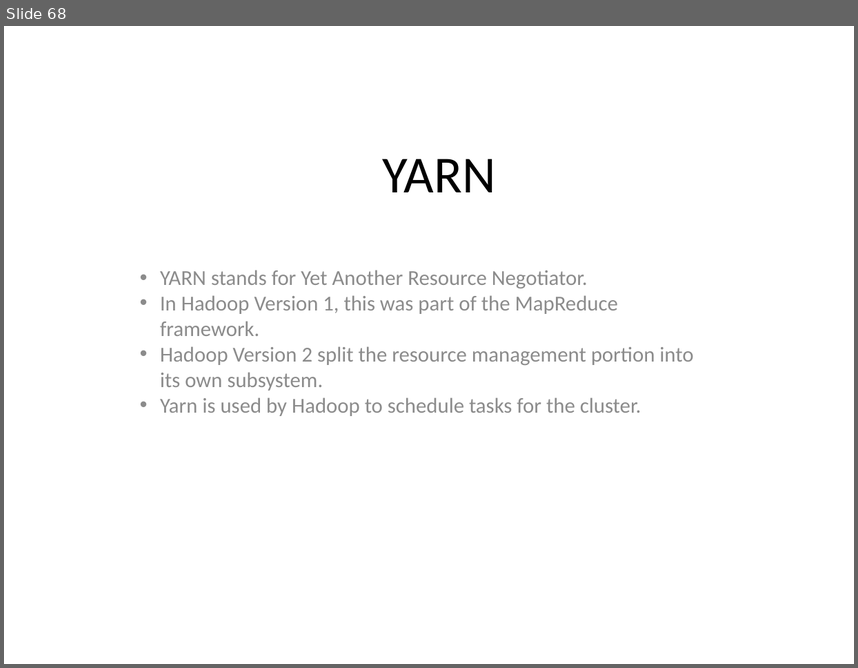
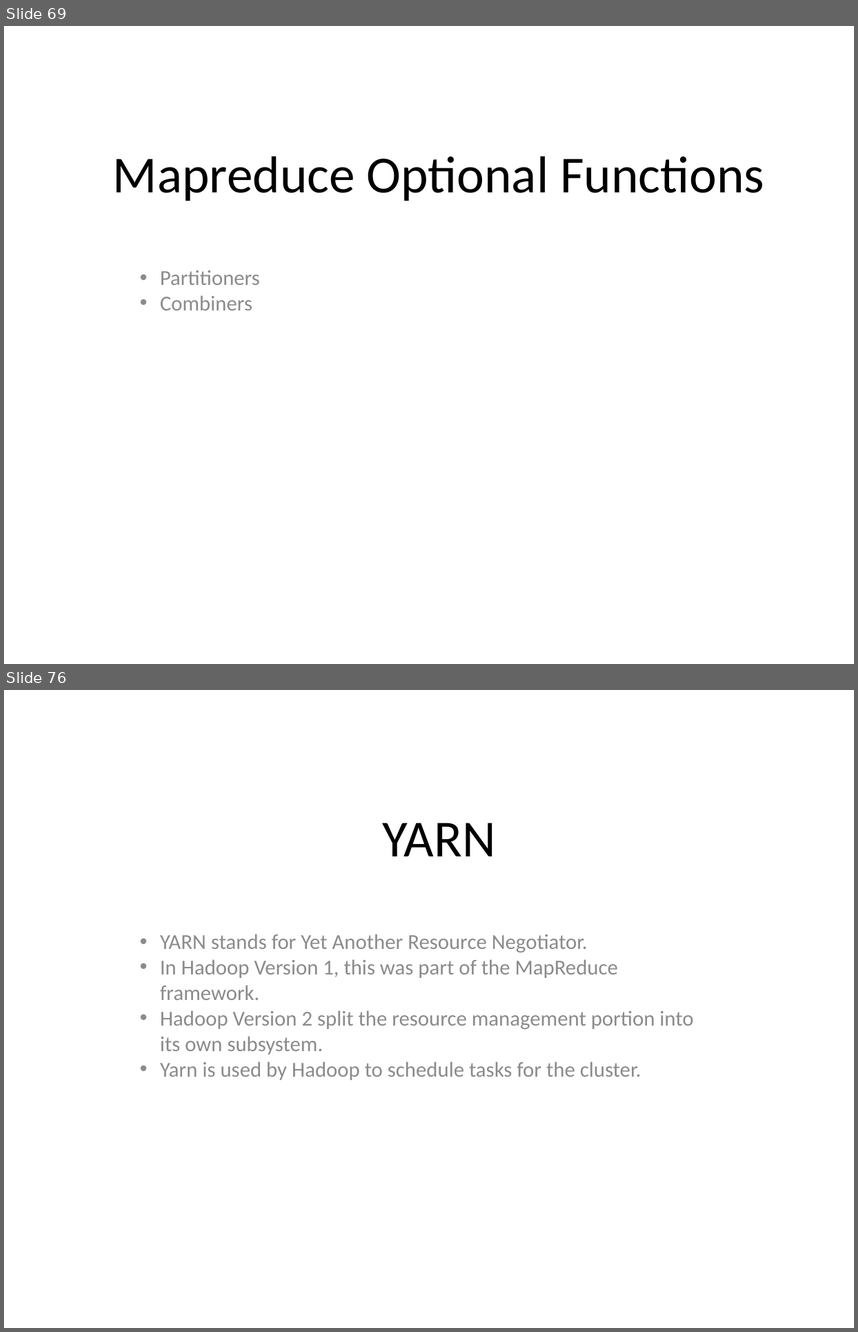
Before and after one commit to redmage123/hadoop, a slide deck: slides/The need for Big Data.pptx. Shown one above the other, each under a label of ours: slide 68 before the commit, slides 69 and 76 after it; the slides between them are not shown. The pictures are 858x668 and 858x1332 pixels, drawn with LibreOffice and Linux fonts; fonts in the diff are those of the drawing. Boxes give left, top, right and bottom in pixels: in the first picture for what was removed or moved away, otherwise in the second. Text is boxed around its words. In the diff, an @@ line names an element or a change of style, - is before the commit and + after.

Commit message:
Added sections on partioners and combiner functions in the slide show and PDF

```diff
--- a/slides/The need for Big Data.pptx
+++ b/slides/The need for Big Data.pptx
@@ slide 69 added at bbox=[4, 26, 854, 664], background #FFFFFF @@
@@ text added at bbox=[113, 156, 764, 201], 44 pt, text #000000 @@
+Mapreduce Optional Functions
@@ text added at bbox=[160, 270, 260, 310], 18 pt, text #8B8B8B @@
+• Partitioners
+• Combiners
@@ what was slide 68 is now slide 76 @@
```
Also in this commit, not shown: 7 other slides added, 4 other files.
